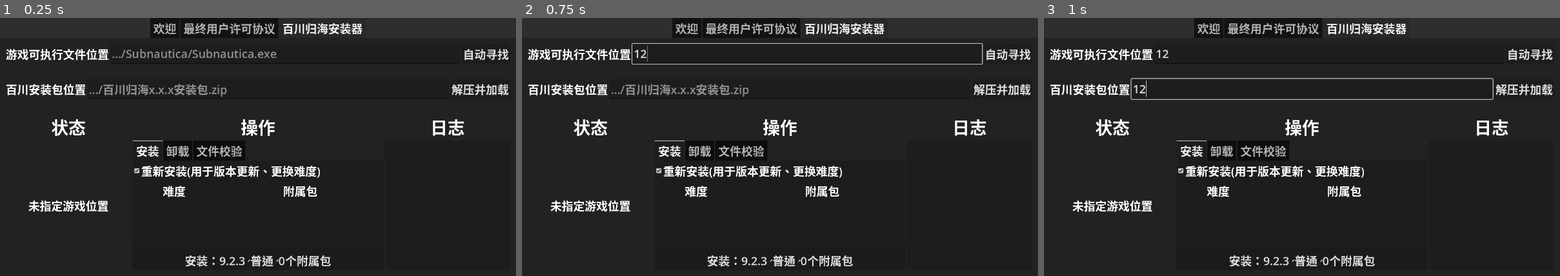
Above: before the commit, frames 1-3 (left to right).
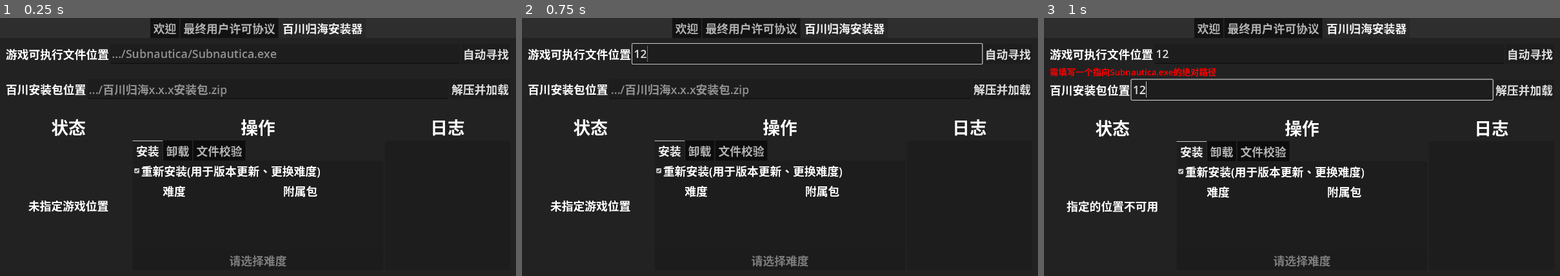
Above: after the commit, the same moments.

Repository: bocai-bca/BaiChuanHUB
Game: Godot game, scene res://contents/main_earlymenu/main_earlymenu.tscn
Two runs of this game, one before a commit and one after it. Both use one fixed random seed, a clock stepped at 60 frames per second and the inputs below.
Inputs (mouse positions are in pixels of both pictures, inside the frame that each line leads up to):
- Up to frame 1 (0.25 s): no input
- Up to frame 2 (0.75 s): click (805, 54) at 0.52 s; type "12" at 0.6 s
- Up to frame 3 (1 s): click (1312, 90) at 0.75 s; type "12" at 0.83 s

The runs differ from the first frame. In frame 1, 0.7% of the frame differs, in the area x 36-65%, y 92-97%; in frame 2, 0.7%; in frame 3, 5.2%, in the area x 1-99%, y 19-97%.

Commit message:
添加了游戏状态检测

Diff:
--- a/contents/baichuan_installer/baichuan_installer.gd
+++ b/contents/baichuan_installer/baichuan_installer.gd
@@ -1,3 +1,129 @@
 extends RefCounted
 class_name BaiChuanInstaller
 ## 百川安装器，以动态实例形式运作
+
+## 68598版本深海迷航exe(Subnautica.exe)的已知md5值
+const SUBNAUTICA_EXE_MD5: PackedStringArray = [
+	"0fc9d3196024f686cb9cfee074fbf409",
+]
+
+## 日志
+var log: String = ""
+## 游戏寻找器实例
+var game_searcher: BaiChuanInstaller_GameSearcher = BaiChuanInstaller_GameSearcher.new()
+
+#region 日志
+## 清除日志
+func log_clear() -> void:
+	log = ""
+
+## 在日志中追加一个消息
+func log_info(text: String) -> void:
+	log += text + "\n"
+	print(text)
+
+## 在日志中追加一个警告
+func log_warn(text: String) -> void:
+	log += "[color=yellow]" + text + "[/color]\n"
+	push_warning(text)
+
+## 在日志中追加一个错误
+func log_error(text: String) -> void:
+	log += "[color=red]" + text + "[/color]\n"
+	push_error(text)
+#endregion
+
+## 搜寻游戏的高级封装，将返回一个md5匹配的绝对路径，如果寻找不到md5匹配的路径但至少找到了文件存在的路径，就返回一个该条件的路径
+func search_game() -> String:
+	log_info("开始自动寻找游戏")
+	## 00寻找
+	var drivers_names: PackedStringArray = [] #声明局部字符串数组，用作盘符列表
+	for driver_index in DirAccess.get_drive_count(): #按索引遍历所有驱动器分区
+		drivers_names.append(DirAccess.get_drive_name(driver_index)) #将当前遍历到的驱动器分区名记录到盘符列表
+	log_info("找到驱动器分区：" + str(drivers_names)) #日志输出
+	var absolute_pathes: PackedStringArray = game_searcher.search_game_path_on_drives(drivers_names) #将盘符列表传递给游戏查找器，获得一个包含着文件存在的绝对路径列表
+	## /00
+	## 01输出
+	if (absolute_pathes.is_empty()): #如果为空，意味着找不到游戏
+		log_warn("找不到游戏") #日志输出
+		return "" #返回一个空文本
+	for absolute_path in absolute_pathes: #遍历找到文件的路径列表
+		if (verify_md5(absolute_path)): #如果找到md5验证正确的文件
+			log_info("找到了符合md5值的游戏文件") #日志输出
+			return absolute_path #返回当前遍历的路径
+	log_warn("找到了游戏文件但md5校验失败")
+	return absolute_pathes[0] #返回第一个找到的路径
+	## /01
+
+## 验证游戏的md5值是否匹配已知的任意一个md5值，传入一个绝对路径，应指向Subnautica.exe。本方法不能保证指向的文件绝对是正确无损的68598版Subnautica.exe
+func verify_md5(absolute_path: String) -> bool:
+	var current_md5: String = FileAccess.get_md5(absolute_path) #获取文件md5
+	return SUBNAUTICA_EXE_MD5.has(current_md5) #检查已知md5值列表是否含有该文件的md5，并返回结果
+
+## 检测游戏安装状态，传入一个指向Subnautica.exe的绝对路径
+func game_state_detect(absolute_path: String) -> GameStateReport:
+	log_info("开始检查游戏状态")
+	var result: GameStateReport = GameStateReport.new() #新建结果实例
+	var root_dir: DirAccess = DirAccess.open(absolute_path.get_base_dir()) #打开给定的绝对路径的所在目录为DirAccess
+	if (root_dir == null): #如果DirAccess打开失败
+		log_error("DirAccess打开失败")
+		result.game_version_verify = GameStateReport.GameVersionVerify.ERROR
+		result.is_bepinex_exist = false
+		result.is_qmods_exist = false
+		result.baichuan_installed = GameStateReport.BaiChuanInstalled.ERROR
+		return result
+	if (absolute_path.get_file() != "Subnautica.exe"): #如果给定的路径不是指向Subnautica.exe的
+		log_error("指定的路径不指向Subnautica.exe")
+		result.game_version_verify = GameStateReport.GameVersionVerify.NOT_FOUND
+	if (verify_md5(absolute_path)): #验证md5，若通过
+		log_info("md5验证通过")
+		result.game_version_verify = GameStateReport.GameVersionVerify.VERIFY_SUCCESS
+	else: #否则(若md5验证不通过)
+		log_warn("md5验证不通过")
+		result.game_version_verify = GameStateReport.GameVersionVerify.VERIFY_FAILED
+	result.is_bepinex_exist = root_dir.dir_exists("BepInEx/core")
+	result.is_qmods_exist = root_dir.dir_exists("QMods")
+	## 00百川安装状态检测
+	var files: PackedStringArray = root_dir.get_files()
+	var i: int = 0
+	if (files.has("baichuan_install_data.json")): #如果存在安装标识信息
+		log_info("已找到百川安装标识文件")
+		i += 1
+	if (files.has("uninstall.bcis")): #如果存在卸载脚本
+		log_info("已找到百川卸载脚本文件")
+		i += 1
+	if (root_dir.file_exists("QMods/CustomCraft2SML/WorkingFiles/AllriversflowtotheseaRESET.txt")): #如果存在百川mod特征文件
+		log_info("已找到百川mod特征文件")
+		i += 1
+	match (i):
+		0:
+			result.baichuan_installed = GameStateReport.BaiChuanInstalled.NO
+		1, 2:
+			result.baichuan_installed = GameStateReport.BaiChuanInstalled.HALF
+		3:
+			result.baichuan_installed = GameStateReport.BaiChuanInstalled.FULL
+	## /00
+	return result
+
+## 游戏状态报告
+class GameStateReport extends RefCounted:
+	enum GameVersionVerify{
+		ERROR, #因各种原因错误，也充当一个占位符
+		NOT_FOUND, #未找到Subnautica.exe
+		VERIFY_FAILED, #验证不通过
+		VERIFY_SUCCESS, #验证通过
+	}
+	enum BaiChuanInstalled{
+		ERROR, #因各种原因错误，也充当一个占位符
+		NO, #没有找到百川的安装标识符或卸载脚本
+		HALF, #存在百川的安装标识符或卸载脚本
+		FULL, #存在百川的安装标识符和卸载脚本
+	}
+	## 游戏版本验证
+	var game_version_verify: GameVersionVerify
+	## BepInEx存在迹象
+	var is_bepinex_exist: bool
+	## QMods存在迹象
+	var is_qmods_exist: bool
+	## 百川安装状况
+	var baichuan_installed: BaiChuanInstalled
--- /dev/null
+++ b/contents/baichuan_installer/game_searcher.gd
@@ -0,0 +1,22 @@
+extends RefCounted
+class_name BaiChuanInstaller_GameSearcher
+## 百川安装器-游戏寻找器
+
+## 本类主要服务于寻找Steam的安装目录
+
+## 常见Steam游戏路径，用于结合盘符合成为绝对路径，以供检查
+const STEAM_GAME_PATH: PackedStringArray = [
+	"/Program Files/Steam/steamapps/common/Subnautica/Subnautica.exe",
+	"/Program Files (x86)/Steam/steamapps/common/Subnautica/Subnautica.exe",
+	"/SteamLibrary/steamapps/common/Subnautica/Subnautica.exe",
+]
+
+## 在给定分区中搜寻存在的深海游戏(Subnautica.exe)路径，并打包进一个紧缩字符串数组中返回，只返回可见的符合该名称的文件的路径，不保证文件可用、正确
+func search_game_path_on_drives(drivers_names: PackedStringArray) -> PackedStringArray:
+	var result: PackedStringArray = []
+	for driver_name in drivers_names: #遍历给定的分区名
+		for game_path in STEAM_GAME_PATH: #遍历已知的可能路径
+			var absolute_path: String = driver_name + game_path #合成为绝对路径
+			if (FileAccess.file_exists(absolute_path)): #如果文件存在
+				result.append(absolute_path) #将当前绝对路径添加到结果列表
+	return result
--- a/contents/main_earlymenu/main_earlymenu.gd
+++ b/contents/main_earlymenu/main_earlymenu.gd
@@ -19,7 +19,12 @@
 @onready var n_game_tip_text: Label = $TabContainer/Installer/MarginContainer/VBoxContainer/GameTipText as Label
 @onready var n_mod_pack_tip_text: Label = $TabContainer/Installer/MarginContainer/VBoxContainer/ModPackTipText as Label
 @onready var n_state_info_text: RichTextLabel = $TabContainer/Installer/MarginContainer/VBoxContainer/ConsolePanel/InstallInfo/Info as RichTextLabel
-@onready var n_state_game_not_found: Label = $TabContainer/Installer/MarginContainer/VBoxContainer/ConsolePanel/InstallInfo/GameNotFound as Label
+@onready var n_state_refresh_button: Button = $TabContainer/Installer/MarginContainer/VBoxContainer/ConsolePanel/InstallInfo/Refresh as Button
+@onready var n_state_game_not_found_text: Label = $TabContainer/Installer/MarginContainer/VBoxContainer/ConsolePanel/InstallInfo/GameNotFound as Label
+@onready var n_line_edit_game_location: LineEdit = $TabContainer/Installer/MarginContainer/VBoxContainer/GameLocation/LineEditGameLocation as LineEdit
+@onready var n_line_edit_pack_location: LineEdit = $TabContainer/Installer/MarginContainer/VBoxContainer/ModPackLocation/LineEditPackLocation as LineEdit
+@onready var n_log_text: RichTextLabel = $TabContainer/Installer/MarginContainer/VBoxContainer/ConsolePanel/Log/LogText as RichTextLabel
+@onready var n_operation_install_confirm_button: Button = $TabContainer/Installer/MarginContainer/VBoxContainer/ConsolePanel/OperationSelect/OperationTabs/Install/ConfirmInstall as Button
 
 
 ## 最小窗口大小
@@ -33,6 +38,11 @@
 	INSTALL = 0, #安装
 	UNINSTALL = 1, #卸载
 	FILE_VERIFY = 2, #文件校验
+}
+enum GameInfoState{
+	SHOW, #显示状态详情
+	NOT_FOUND, #未指定位置
+	PATH_UNVALID, #指定的位置不可用
 }
 const TabsNames: PackedStringArray = [
 	"欢迎",
@@ -74,6 +84,62 @@
 func quit_program() -> void:
 	get_tree().quit()
 
+## 隐藏游戏状态信息，需指定目标状态
+func hide_game_info(to_state: GameInfoState) -> void:
+	n_state_game_not_found_text.visible = true
+	n_state_info_text.visible = false
+	n_state_refresh_button.visible = false
+	match (to_state): #匹配目标状态
+		GameInfoState.NOT_FOUND: #游戏未指定
+			n_state_game_not_found_text.text = "未指定游戏位置"
+		GameInfoState.PATH_UNVALID: #路径不可用
+			n_state_game_not_found_text.text = "指定的位置不可用"
+
+## 显示游戏状态信息
+func show_game_info() -> void:
+	n_state_game_not_found_text.visible = false
+	n_state_info_text.visible = true
+	n_state_refresh_button.visible = true
+	refresh_game_info()
+
+## 刷新游戏状态信息
+func refresh_game_info() -> void:
+	var game_state_report: BaiChuanInstaller.GameStateReport = installer.game_state_detect(n_line_edit_game_location.text)
+	var text: String = "游戏版本验证\n[right]{0}[/right]\nBepInEx存在迹象\n[right]{1}[/right]\nQMods存在迹象\n[right]{2}[/right]\n百川安装状况\n[right]{3}[/right]"
+	var text_version_verify: String
+	match (game_state_report.game_version_verify): #匹配状态报告的游戏版本验证部分
+		BaiChuanInstaller.GameStateReport.GameVersionVerify.ERROR: #如果验证结果为错误
+			text_version_verify = "[color=red]发生错误[/color]"
+		BaiChuanInstaller.GameStateReport.GameVersionVerify.NOT_FOUND: #如果验证结果为未找到
+			text_version_verify = "[color=red]未找到游戏[/color]"
+		BaiChuanInstaller.GameStateReport.GameVersionVerify.VERIFY_FAILED: #如果验证结果为失败
+			text_version_verify = "[color=yellow]验证不通过[/color]"
+		BaiChuanInstaller.GameStateReport.GameVersionVerify.VERIFY_SUCCESS: #如果验证结果为成功
+			text_version_verify = "[color=green]验证通过[/color]"
+	var text_bepinex_exist: String
+	match (game_state_report.is_bepinex_exist): #匹配状态报告的BepInEx存在迹象
+		true:
+			text_bepinex_exist = "[color=green]是[/color]"
+		false:
+			text_bepinex_exist = "[color=red]否[/color]"
+	var text_qmods_exist: String
+	match (game_state_report.is_qmods_exist): #匹配状态报告的QMods存在迹象
+		true:
+			text_qmods_exist = "[color=green]是[/color]"
+		false:
+			text_qmods_exist = "[color=red]否[/color]"
+	var text_baichuan_installed: String
+	match (game_state_report.baichuan_installed): #匹配状态报告的百川安装状况
+		BaiChuanInstaller.GameStateReport.BaiChuanInstalled.ERROR: #如果发生错误
+			text_baichuan_installed = "[color=red]发生错误[/color]"
+		BaiChuanInstaller.GameStateReport.BaiChuanInstalled.NO: #如果什么都不存在
+			text_baichuan_installed = "[color=red]否[/color]"
+		BaiChuanInstaller.GameStateReport.BaiChuanInstalled.HALF: #如果存在部分迹象
+			text_baichuan_installed = "[color=yellow]部分[/color]"
+		BaiChuanInstaller.GameStateReport.BaiChuanInstalled.FULL: #如果存在所有迹象
+			text_baichuan_installed = "[color=green]是[/color]"
+	n_state_info_text.text = text.format([text_version_verify, text_bepinex_exist, text_qmods_exist, text_baichuan_installed])
+
 #region 界面元素触发函数
 ## 欢迎/继续
 func welcome_continue() -> void:
@@ -93,12 +159,22 @@
 
 ## 安装器/自动寻找游戏位置
 func installer_auto_find_game() -> void:
-	pass
+	var path_got: String = installer.search_game() #调用安装器获取游戏路径
+	if (not path_got.is_empty()): #如果获得的路径为空表示没有找到，反之则找到了
+		n_line_edit_game_location.text = path_got #将路径填充到填写框里
+	refresh_log() #刷新日志
+	installer_gamepath_lose_focus()
 
 ## 安装器/解压并加载安装包
 func installer_unpack_and_load_install_pack() -> void:
 	pass
 
+## 安装器/状态/刷新
+func installer_state_refresh() -> void:
+	installer_gamepath_lose_focus()
+	refresh_game_info()
+	refresh_log() #刷新日志
+
 ## 安装器/安装/确认安装
 func installer_install_confirm() -> void:
 	pass
@@ -111,13 +187,47 @@
 func installer_verify_start() -> void:
 	pass
 
-## 安装器/游戏路径
+## 安装器/游戏路径提交
 func installer_gamepath_submit(new_text: String) -> void:
-	pass
-
-## 安装器/安装包路径
+	if (new_text.is_empty()): #如果为空
+		n_game_tip_text.text = "若要进行操作，必须指定游戏位置"
+		n_game_tip_text.modulate = Color.RED
+		hide_game_info(GameInfoState.NOT_FOUND)
+		return
+	if (not new_text.is_absolute_path() or new_text.get_file() != "Subnautica.exe"): #如果内容不是绝对路径或不是指向Subnautica.exe的路径
+		n_game_tip_text.text = "需填写一个指向Subnautica.exe的绝对路径"
+		n_game_tip_text.modulate = Color.RED
+		hide_game_info(GameInfoState.PATH_UNVALID)
+		return
+	if (not FileAccess.file_exists(new_text)): #如果文件不存在
+		n_game_tip_text.text = "路径指向的文件不存在或不可见"
+		n_game_tip_text.modulate = Color.RED
+		hide_game_info(GameInfoState.PATH_UNVALID)
+		return
+	if (not installer.verify_md5(new_text)): #如果指定的路径不通过md5验证
+		n_game_tip_text.text = "未通过哈希校验，可能原因：游戏版本不是68598、游戏文件损坏"
+		n_game_tip_text.modulate = Color.YELLOW
+		show_game_info()
+		return
+	else: #否则(指定的路径通过了md5验证)
+		n_game_tip_text.text = "就绪"
+		n_game_tip_text.modulate = Color.GREEN
+		show_game_info()
+	refresh_log() #刷新日志
+
+## 安装器/游戏路径失去焦点
+func installer_gamepath_lose_focus() -> void:
+	installer_gamepath_submit(n_line_edit_game_location.text)
+
+## 安装器/安装包路径提交
 func installer_packpath_submit(new_text: String) -> void:
 	pass
 
-
+## 安装器/安装包路径失去焦点
+func installer_packpath_lose_focus() -> void:
+	installer_packpath_submit(n_line_edit_pack_location.text)
+
+## 刷新日志，在任何(可能)能够影响日志的菜单元素被触发以后均调用此方法，由其他连接了信号的方法调用
+func refresh_log() -> void:
+	n_log_text.text = installer.log #将安装器的日志内容传递到本实例
 #endregion
--- a/contents/main_earlymenu/main_earlymenu.tscn
+++ b/contents/main_earlymenu/main_earlymenu.tscn
@@ -172,6 +172,11 @@
 scroll_active = false
 autowrap_mode = 0
 
+[node name="Refresh" type="Button" parent="TabContainer/Installer/MarginContainer/VBoxContainer/ConsolePanel/InstallInfo"]
+visible = false
+layout_mode = 2
+text = "刷新"
+
 [node name="GameNotFound" type="Label" parent="TabContainer/Installer/MarginContainer/VBoxContainer/ConsolePanel/InstallInfo"]
 layout_mode = 2
 size_flags_vertical = 6
@@ -250,7 +255,8 @@
 
 [node name="ConfirmInstall" type="Button" parent="TabContainer/Installer/MarginContainer/VBoxContainer/ConsolePanel/OperationSelect/OperationTabs/Install" groups=["InstallOperatingNodes"]]
 layout_mode = 2
-text = "安装：9.2.3、普通、0个附属包"
+disabled = true
+text = "请选择难度"
 
 [node name="ModPackNotFound" type="Label" parent="TabContainer/Installer/MarginContainer/VBoxContainer/ConsolePanel/OperationSelect/OperationTabs/Install"]
 visible = false
@@ -326,10 +332,13 @@
 [connection signal="pressed" from="TabContainer/Welcome/ContinueButton" to="." method="welcome_continue"]
 [connection signal="pressed" from="TabContainer/EULA/AgreeButtonBar/RejectButton" to="." method="eula_reject"]
 [connection signal="pressed" from="TabContainer/EULA/AgreeButtonBar/AgreeButton" to="." method="eula_agree"]
+[connection signal="focus_exited" from="TabContainer/Installer/MarginContainer/VBoxContainer/GameLocation/LineEditGameLocation" to="." method="installer_gamepath_lose_focus"]
 [connection signal="text_submitted" from="TabContainer/Installer/MarginContainer/VBoxContainer/GameLocation/LineEditGameLocation" to="." method="installer_gamepath_submit"]
 [connection signal="pressed" from="TabContainer/Installer/MarginContainer/VBoxContainer/GameLocation/AutoFindButton" to="." method="installer_auto_find_game"]
+[connection signal="focus_exited" from="TabContainer/Installer/MarginContainer/VBoxContainer/ModPackLocation/LineEditPackLocation" to="." method="installer_packpath_lose_focus"]
 [connection signal="text_submitted" from="TabContainer/Installer/MarginContainer/VBoxContainer/ModPackLocation/LineEditPackLocation" to="." method="installer_packpath_submit"]
 [connection signal="pressed" from="TabContainer/Installer/MarginContainer/VBoxContainer/ModPackLocation/OpenZIPButton" to="." method="installer_unpack_and_load_install_pack"]
+[connection signal="pressed" from="TabContainer/Installer/MarginContainer/VBoxContainer/ConsolePanel/InstallInfo/Refresh" to="." method="installer_state_refresh"]
 [connection signal="pressed" from="TabContainer/Installer/MarginContainer/VBoxContainer/ConsolePanel/OperationSelect/OperationTabs/Install/ConfirmInstall" to="." method="installer_install_confirm"]
 [connection signal="pressed" from="TabContainer/Installer/MarginContainer/VBoxContainer/ConsolePanel/OperationSelect/OperationTabs/Uninstall/ConfirmUninstall" to="." method="installer_uninstall_confirm"]
 [connection signal="pressed" from="TabContainer/Installer/MarginContainer/VBoxContainer/ConsolePanel/OperationSelect/OperationTabs/FileVerify/StartVerify" to="." method="installer_verify_start"]
Not shown, added: contents/baichuan_installer/game_searcher.gd.uid
